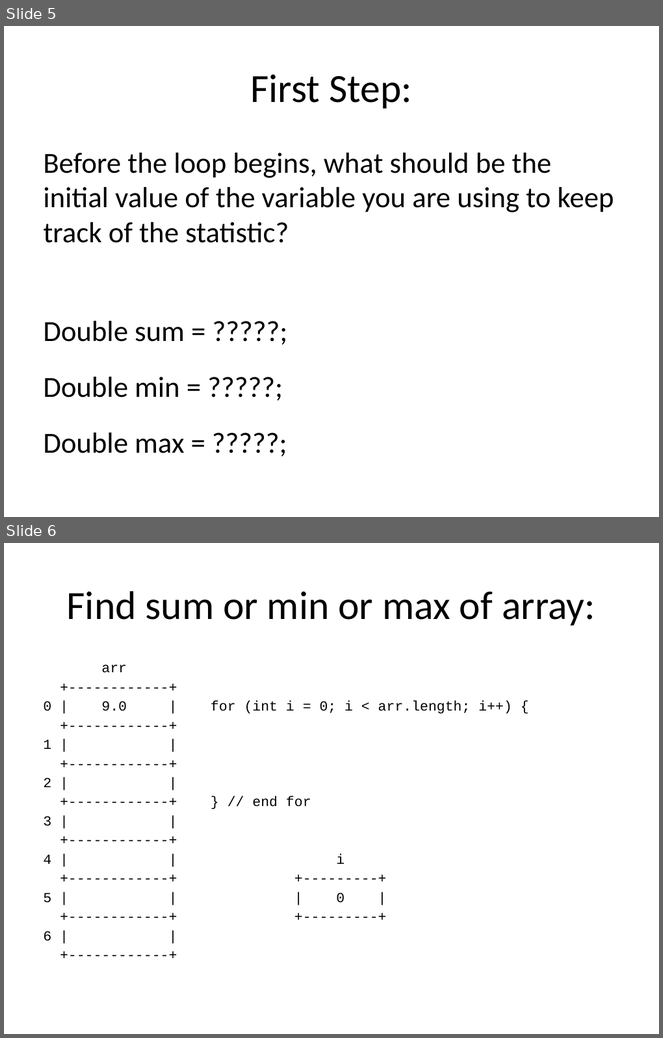
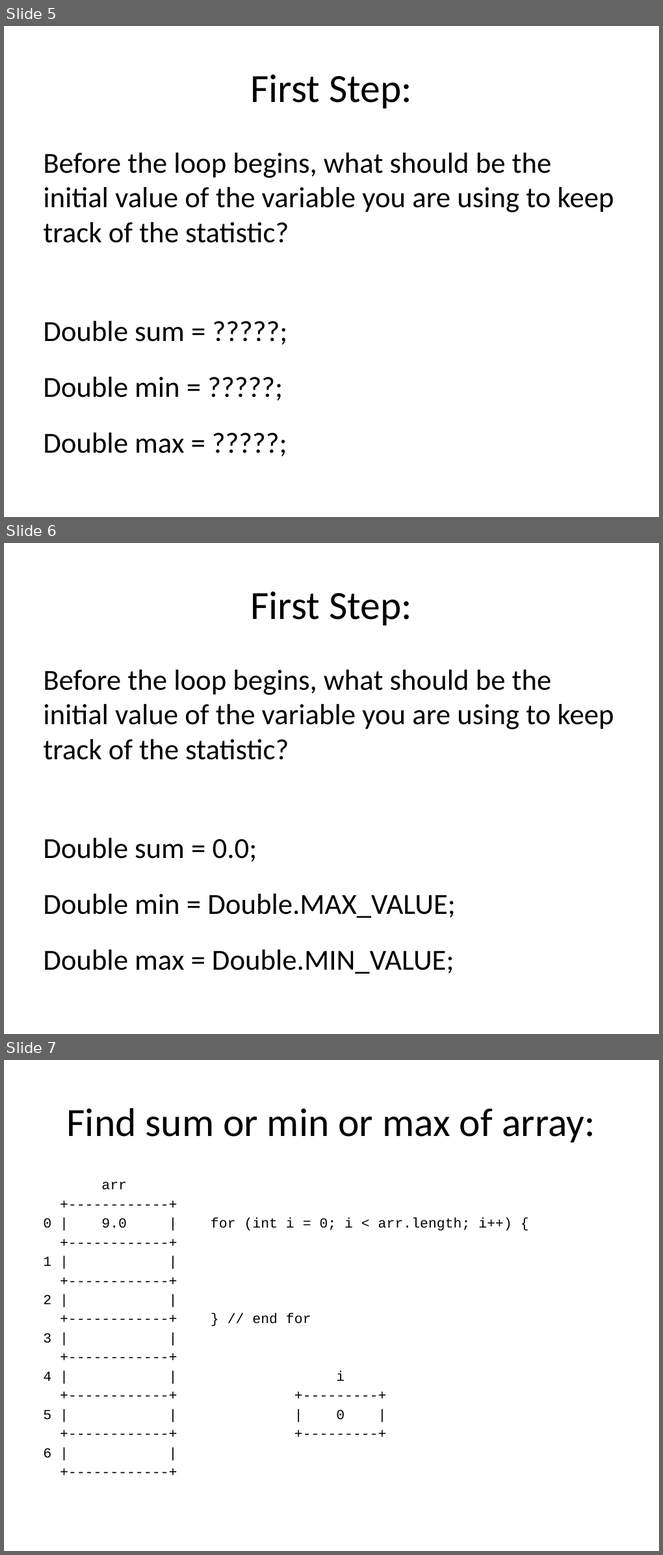
Before and after one commit to cs-courses-mountunion/CSC120Spr2022, a slide deck: lecexamples/lec33_sumMinMax/arrayProcessingExample.ppt. Shown one above the other, each under a label of ours: slides 5 and 6 before the commit, slides 5, 6 and 7 after it. The pictures are 663x1038 and 663x1555 pixels, drawn with LibreOffice and Linux fonts; fonts in the diff are those of the drawing. Boxes give left, top, right and bottom in pixels: in the first picture for what was removed or moved away, otherwise in the second. Text is boxed around its words. In the diff, an @@ line names an element or a change of style, - is before the commit and + after.

```diff
--- a/lecexamples/lec33_sumMinMax/arrayProcessingExample.ppt
+++ b/lecexamples/lec33_sumMinMax/arrayProcessingExample.ppt
@@ slide 6 added at box(4, 543, 659, 1034), background #FFFFFF @@
@@ title added at box(251, 591, 412, 626), 44 pt, text #000000 @@
+First Step:
@@ text added at box(43, 670, 614, 974), 32 pt, text #000000 @@
+Before the loop begins, what should be the initial value of the variable you are using to keep track of the statistic?
+Double sum = 0.0;
+Double min = Double.MAX_VALUE;
+Double max = Double.MIN_VALUE;
@@ what was slide 6 is now slide 7 @@
```
Also in this commit, not shown: 1 other file.
